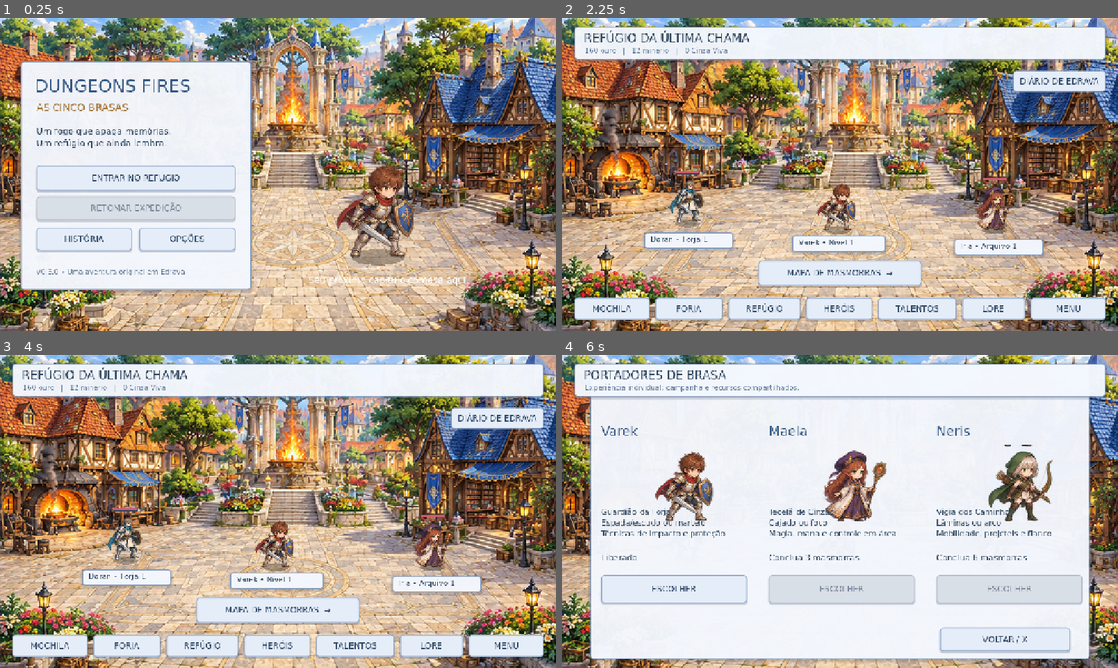
Above: before the commit, frames 1-4 (two rows, left to right).
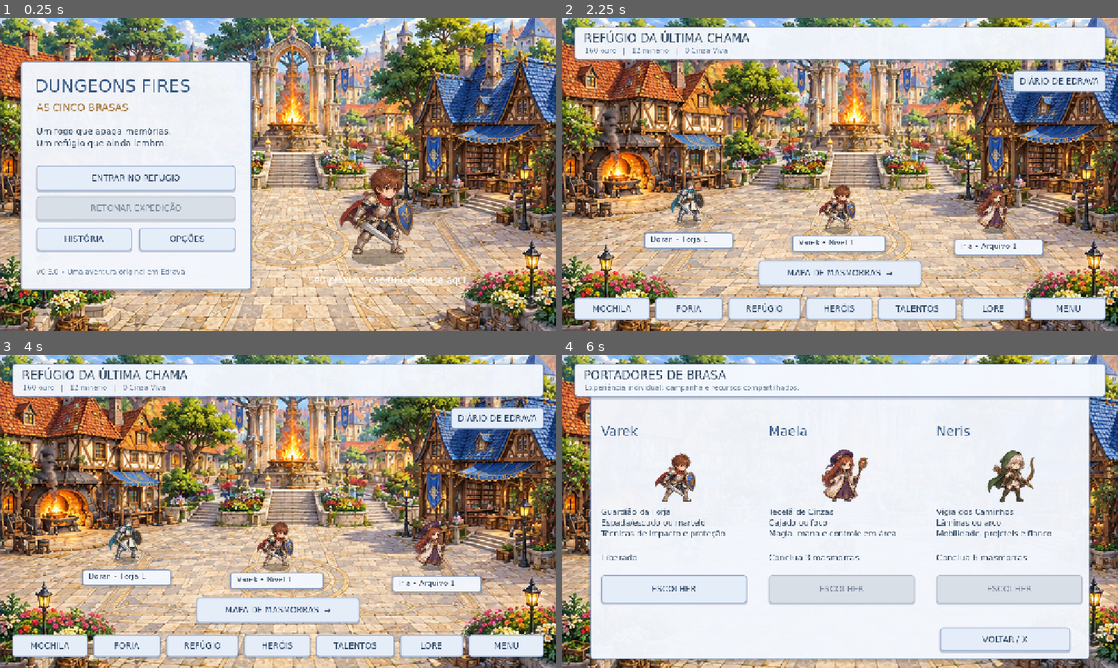
Above: after the commit, the same moments.

Repository: sergiomrge-tech/Dungeons-fire
Game: Godot game, scene res://scenes/main.tscn
The game is run twice, just before and just after one commit, with the same random seed, the same clock (stepped at 60 frames per second) and the same inputs. Sound files missing from this copy of the repository are replaced by a short silence.
Inputs:
- Up to frame 1 (0.25 s): no input
- Up to frame 2 (2.25 s): click "ENTRAR NO REFÚGIO" at 0.5 s; click "DIÁRIO DE EDRAVA" at 1.25 s; click "VOLTAR AO REFÚGIO" at 2 s
- Up to frame 3 (4 s): click "FORJA" at 2.75 s; click "VOLTAR / X" at 3.5 s
- Up to frame 4 (6 s): click "REFÚGIO" at 4.25 s; click "VOLTAR / X" at 5 s; click "HERÓIS" at 5.75 s

The runs differ from the first frame. In frame 1, 1.3% of the frame differs, in the area x 60-75%, y 46-77%; in frame 2, 1.2%; in frame 3, 1.2%; in frame 4, 4.6%, in the area x 16-89%, y 28-54%.

Commit message:
fix: align authored sprites and contain combat HUD on v0.3

Diff:
--- a/scripts/actor.gd
+++ b/scripts/actor.gd
@@ -206,7 +206,7 @@
 		draw_arc(Vector2(24,-62*size_scale),39*size_scale,-1.42,1.05,24,slash_color,3.5)
 		if is_player:draw_arc(Vector2(24,-62*size_scale),45*size_scale,-1.23,.93,24,Color(.98,.97,.76,.23),1.8)
 	draw_set_transform(Vector2.ZERO)
-	if not is_player and hp>0:
+	if not is_player and hp>0 and game.screen=="combat":
 		var w = 85 if boss else 54
 		draw_rect(Rect2(-w/2.0-1,-96*size_scale-1,w+2,7),Color("304660"))
 		draw_rect(Rect2(-w/2.0,-96*size_scale,w,5),Color("e8eaf0"))
--- a/scripts/game.gd
+++ b/scripts/game.gd
@@ -14,6 +14,7 @@
 var actors: Node2D
 var ui: Control
 var controls: DFTouch
+var expedition_status: Label
 var hud: Label
 var health_bar: ProgressBar
 var mana_bar: ProgressBar
@@ -90,12 +91,12 @@
 	return t
 
 func portrait(kind: String, pos: Vector2, dimensions: Vector2) -> TextureRect:
-	var view=TextureRect.new();view.texture=load("res://assets/portraits/%s.png"%kind)
+	var view=TextureRect.new();view.expand_mode=TextureRect.EXPAND_IGNORE_SIZE;view.texture=load("res://assets/portraits/%s.png"%kind)
 	view.position=pos;view.size=dimensions;view.expand_mode=TextureRect.EXPAND_IGNORE_SIZE;view.stretch_mode=TextureRect.STRETCH_KEEP_ASPECT_CENTERED
 	view.mouse_filter=Control.MOUSE_FILTER_IGNORE;view.texture_filter=CanvasItem.TEXTURE_FILTER_LINEAR;ui.add_child(view);return view
 
 func meter(pos: Vector2, dimensions: Vector2, color: Color) -> ProgressBar:
-	var bar=ProgressBar.new();bar.position=pos;bar.size=dimensions;bar.show_percentage=false;bar.mouse_filter=Control.MOUSE_FILTER_IGNORE
+	var bar=ProgressBar.new();bar.show_percentage=false;bar.position=pos;bar.size=dimensions;bar.mouse_filter=Control.MOUSE_FILTER_IGNORE
 	var bg=StyleBoxFlat.new();bg.bg_color=Color("d6deea");bg.set_corner_radius_all(4);bg.border_color=Color("8ea2bb");bg.set_border_width_all(1)
 	var fill=StyleBoxFlat.new();fill.bg_color=color;fill.set_corner_radius_all(4)
 	bar.add_theme_stylebox_override("background",bg);bar.add_theme_stylebox_override("fill",fill);ui.add_child(bar);return bar
@@ -113,7 +114,7 @@
 	for child in ui.get_children():child.queue_free();ui.remove_child(child)
 	controls.active=false;controls.clear();attack_held=false;keyboard_attack=false;move_axis=Vector2.ZERO
 	toast_label.text="";toast_timer=0
-	hud=null;boss_hud=null;health_bar=null;mana_bar=null
+	hud=null;expedition_status=null;boss_hud=null;health_bar=null;mana_bar=null
 	camera.zoom=Vector2.ONE;camera.position=Vector2(640,360)
 
 func clear_actors() -> void:
@@ -306,7 +307,7 @@
 	mana_bar=meter(Vector2(114,94),Vector2(263,9),Color("6b9bce"));mana_bar.max_value=100
 	panel(Vector2(420,20),Vector2(388,65))
 	label(db.dungeons[dungeon].name,Vector2(438,29),Vector2(360,28),18)
-	label("Sala %d / 5  •  Poções %d"%[room+1,potions],Vector2(438,56),Vector2(360,24),14,Color("617a96"))
+	expedition_status=label("Sala %d / 5  •  Poções %d"%[room+1,potions],Vector2(438,56),Vector2(360,24),14,Color("617a96"))
 	button("MOCHILA",Vector2(838,24),Vector2(170,57),func():save_run();previous_screen="combat";show_inventory())
 	button("PAUSA",Vector2(1023,24),Vector2(200,57),show_pause)
 	boss_hud=label("",Vector2(630,135),Vector2(600,62),21,Color("483a53"))
@@ -318,6 +319,7 @@
 func update_hud() -> void:
 	if player==null or hud==null:return
 	hud.text="%s • Nv. %d\nVida %d / %d"%[progress.d.hero.capitalize(),progress.hero_stats().level,player.hp,player.max_hp]
+	if expedition_status!=null:expedition_status.text="Sala %d / 5  •  Poções %d"%[room+1,potions]
 	if health_bar!=null:health_bar.value=player.hp
 	if mana_bar!=null:mana_bar.value=player.mana if player.kind=="maela" else player.supreme
 	controls.cooldowns={"dodge":player.dodge_cd,"skill0":player.skill_cd[0],"skill1":player.skill_cd[1],"charge":player.supreme}
--- a/tests/test_visual_assets.gd
+++ b/tests/test_visual_assets.gd
@@ -22,6 +22,11 @@
 	scene.player.timer=.05
 	assert(scene.player.visual_frame()==6,"Follow-through artwork")
 	scene.update_hud();assert(scene.health_bar.value==scene.player.hp,"HP display follows state")
+	scene.potions=1;scene.update_hud()
+	assert(scene.expedition_status.text.contains("Poções 1"),"Potion label follows live state")
+	for control in scene.ui.get_children():
+		if control is TextureRect:assert(control.size.x<=82 and control.size.y<=92,"Combat portrait fits its panel")
+	assert(scene.health_bar.size.y<=14 and scene.mana_bar.size.y<=9,"Compact meters do not inherit text height")
 	scene.show_hub();assert(scene.health_bar==null,"Combat HUD cleared in hub")
 	assert(not scene.controls.active,"No combat controls over hub")
 	scene.queue_free();await process_frame
--- a/tools/import_visual_atlases.gd
+++ b/tools/import_visual_atlases.gd
@@ -2,6 +2,8 @@
 
 # Production slicing only: original image-generation masters are preserved.
 const HEROES = ["varek", "varek_hammer", "maela", "maela_focus", "neris", "neris_daggers"]
+const HERO_EDGES = [[0,190,369,552,735,909,1086],[0,190,369,552,735,909,1086],[0,190,369,552,735,909,1086],[0,190,369,552,735,909,1086],[0,185,369,552,733,909,1086],[0,190,369,552,735,909,1086],[0,190,369,552,735,909,1086],[0,183,369,552,734,909,1086]]
+const ENEMY_EDGES = [[0,157,318,455,611,775,932,1074,1254],[0,157,318,455,611,773,932,1077,1254],[0,157,318,455,611,775,933,1076,1254],[0,157,318,455,611,775,932,1076,1254],[0,153,302,448,609,768,916,1078,1254],[0,157,318,455,611,775,932,1078,1254],[0,157,318,455,611,775,932,1077,1254],[0,157,310,455,611,775,937,1077,1254]]
 const ENEMIES = ["knight", "archer", "brute", "garron", "sereia", "rei", "colosso", "severan"]
 
 func _initialize() -> void:
@@ -14,23 +16,33 @@
 		var tile = worlds.get_region(Rect2i(x, edges[row], 682, edges[row + 1] - edges[row]))
 		tile.resize(1280, 720, Image.INTERPOLATE_LANCZOS)
 		assert(tile.save_webp("res://assets/painted_worlds/world_%d.webp" % index, false, .92) == OK)
-	slice_actors("res://art_sources/heroes_atlas.png", HEROES)
-	slice_actors("res://art_sources/enemies_atlas.png", ENEMIES)
+	slice_actors("res://art_sources/heroes_atlas.png", HEROES, HERO_EDGES)
+	slice_actors("res://art_sources/enemies_atlas.png", ENEMIES, ENEMY_EDGES)
 	print("VISUAL ATLAS IMPORT: 6 worlds, 14 animated characters, 112 authored frames")
 	quit()
 
-func slice_actors(path: String, names: Array) -> void:
+func slice_actors(path: String, names: Array, edges: Array) -> void:
 	var source = Image.load_from_file(path)
 	for row in range(names.size()):
+		var row_height = 0
+		for edge in edges:row_height = maxi(row_height, edge[row+1]-edge[row])
+		var ratio = minf(176.0 / ceilf(source.get_width()/8.0), 176.0 / row_height)
 		var atlas = Image.create(192 * 8, 192, false, Image.FORMAT_RGBA8)
 		atlas.fill(Color.TRANSPARENT)
 		for column in range(8):
 			var x0 = roundi(column * source.get_width() / 8.0)
 			var x1 = roundi((column + 1) * source.get_width() / 8.0)
-			var y0 = roundi(row * source.get_height() / float(names.size()))
-			var y1 = roundi((row + 1) * source.get_height() / float(names.size()))
+			var y0 = int(edges[column][row])
+			var y1 = int(edges[column][row + 1])
 			var frame = source.get_region(Rect2i(x0, y0, x1 - x0, y1 - y0))
-			frame.resize(176, 176, Image.INTERPOLATE_LANCZOS)
+			# Irregular authored rows: preserve proportions and align feet to the cell baseline.
+			var used = frame.get_used_rect()
+			frame = frame.get_region(used)
+			frame.resize(roundi(frame.get_width() * ratio), roundi(frame.get_height() * ratio), Image.INTERPOLATE_LANCZOS)
+			var canvas = Image.create(176, 176, false, Image.FORMAT_RGBA8)
+			canvas.fill(Color.TRANSPARENT)
+			canvas.blit_rect(frame, Rect2i(Vector2i.ZERO, frame.get_size()), Vector2i((176-frame.get_width())/2,176-frame.get_height()))
+			frame = canvas
 			atlas.blit_rect(frame, Rect2i(0, 0, 176, 176), Vector2i(column * 192 + 8, 4))
 			if column == 0:
 				assert(frame.save_png("res://assets/portraits/%s.png" % names[row]) == OK)
Binary file changed: assets/archer.png
Binary file changed: assets/brute.png
Binary file changed: assets/colosso.png
Binary file changed: assets/garron.png
Binary file changed: assets/knight.png
Binary file changed: assets/maela.png
Binary file changed: assets/maela_focus.png
Binary file changed: assets/neris.png
Binary file changed: assets/neris_daggers.png
Binary file changed: assets/portraits/archer.png
Binary file changed: assets/portraits/brute.png
Binary file changed: assets/portraits/colosso.png
(and 18 more such lines)
